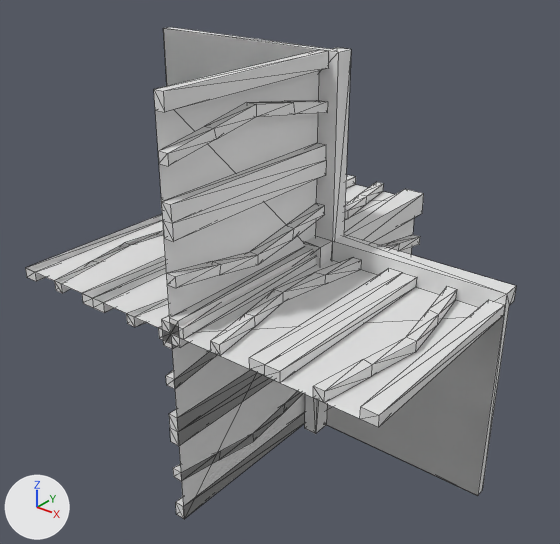
The OBJ model Data/bmc/tiles/t_097.obj as it was, and as the next commit left it.
The view is the same before and after, from a 50 mm camera at (1.038, -1.439, 0.809) aimed at (-0.057, -0.07, -0.04). Arrows for +X, +Y and +Z are at lower left; the lights stay in place. Mesh edges are drawn as thin lines. Where no turn or scale is listed for an object, it has been applied to the vertices.

Names of what the first picture shows: 't_097'.
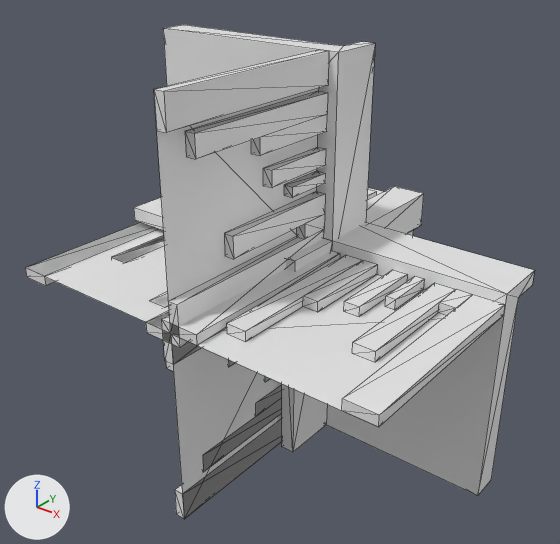
What changed in the scene script:
```text
Change me_t_097:
    used by ob_t_097; location = (0.0, 0.0, 0.0)
    remove me_t_097.from_pydata(...)  # 415 vertices, 798 faces; spans x -0.5..0.5, y -0.5..0.5, z -0.5..0.5
    add me_t_097.from_pydata(...)  # 351 vertices, 648 faces; spans x -0.5..0.5, y -0.5..0.5, z -0.5..0.5
    me_t_097 part 1: a new loose piece, a box spanning x 0.0..0.025, y -0.2..0.0, z 0.237..0.277
    me_t_097 part 2: a new loose piece, a box spanning x 0.0..0.025, y -0.126..0.0, z 0.193..0.218
    me_t_097 part 3: a new loose piece, a box spanning x 0.282..0.307, y -0.126..0.0, z 0.0..0.025
    me_t_097 part 4: a new loose piece, a box spanning x 0.223..0.263, y -0.2..0.0, z 0.0..0.025
    me_t_097 part 5: the loose piece of 38 vertices spanning x -0.138..-0.071, y -0.5..0.5, z -0.025..0.025 is rebuilt with 25 vertices and now spans x -0.182..-0.092, y -0.429..0.429, z -0.025..0.025
    me_t_097 part 6: the loose piece of 38 vertices spanning x -0.025..0.025, y -0.5..0.5, z -0.429..-0.362 is rebuilt with 25 vertices and now spans x -0.025..0.025, y -0.429..0.429, z -0.408..-0.318
    me_t_097 part 7: the loose piece of 21 vertices spanning x -0.025..0.025, y -0.5..0.5, z -0.288..-0.212 is rebuilt with 14 vertices and now spans x -0.025..0.025, y -0.2..0.2, z -0.277..-0.237
    me_t_097 part 8: the loose piece of 21 vertices spanning x -0.287..-0.213, y -0.5..0.5, z -0.025..0.025 is rebuilt with 14 vertices and now spans x -0.263..-0.223, y -0.2..0.2, z -0.025..0.025
    me_t_097 part 9: the loose piece of 20 vertices spanning x 0.0..0.025, y -0.5..0.0, z 0.363..0.429 is rebuilt with 14 vertices and now spans x 0.0..0.025, y -0.429..0.0, z 0.318..0.408
    me_t_097 part 10: the loose piece of 20 vertices spanning x 0.071..0.138, y -0.5..0.0, z 0.0..0.025 is rebuilt with 14 vertices and now spans x 0.092..0.182, y -0.429..0.0, z 0.0..0.025
    me_t_097 part 11: the loose piece of 12 vertices spanning x 0.213..0.287, y -0.5..0.0, z 0.0..0.025 is deleted
    me_t_097 part 12: the loose piece of 12 vertices spanning x 0.0..0.025, y -0.5..0.0, z 0.213..0.288 is deleted
    me_t_097 part 13: 190 vertices removed from x -0.5..0.5, y -0.5..0.5, z -0.5..0.5; 142 vertices added at x -0.5..0.5, y -0.5..0.5, z -0.5..0.5
```

Boxes [x1, y1, x2, y2] around the edits, measured in the pictures (560 x 544 px; the box of a moved part takes in the faces that stretch with it):
't_097', reshaped
    before: [26, 27, 516, 519]
    after: [26, 25, 535, 519]
part 1 of me_t_097, added
    after: [263, 147, 326, 188]
part 2 of me_t_097, added
    after: [284, 171, 326, 198]
part 3 of me_t_097, added
    after: [385, 277, 425, 310]
part 4 of me_t_097, added
    after: [344, 270, 408, 317]
part 5 of me_t_097, rebuilt
    before: [126, 182, 383, 327]
    after: [150, 189, 377, 306]
part 6 of me_t_097, rebuilt
    before: [173, 392, 302, 481]
    after: [203, 385, 282, 471]
part 7 of me_t_097, rebuilt
    before: [169, 371, 273, 446]
    after: [265, 377, 271, 382]
part 8 of me_t_097, rebuilt (not visible afterwards)
    before: [82, 175, 356, 313]
part 9 of me_t_097, rebuilt (16% narrower)
    before: [158, 100, 328, 166]
    after: [185, 91, 328, 159]
part 10 of me_t_097, rebuilt (12% shorter)
    before: [211, 257, 362, 356]
    after: [227, 255, 378, 342]
part 11 of me_t_097, deleted
    before: [249, 268, 417, 383]
part 12 of me_t_097, deleted
    before: [162, 143, 326, 241]
part 13 of me_t_097, moved or reshaped
    before: [26, 27, 516, 519]
    after: [26, 25, 535, 519]
